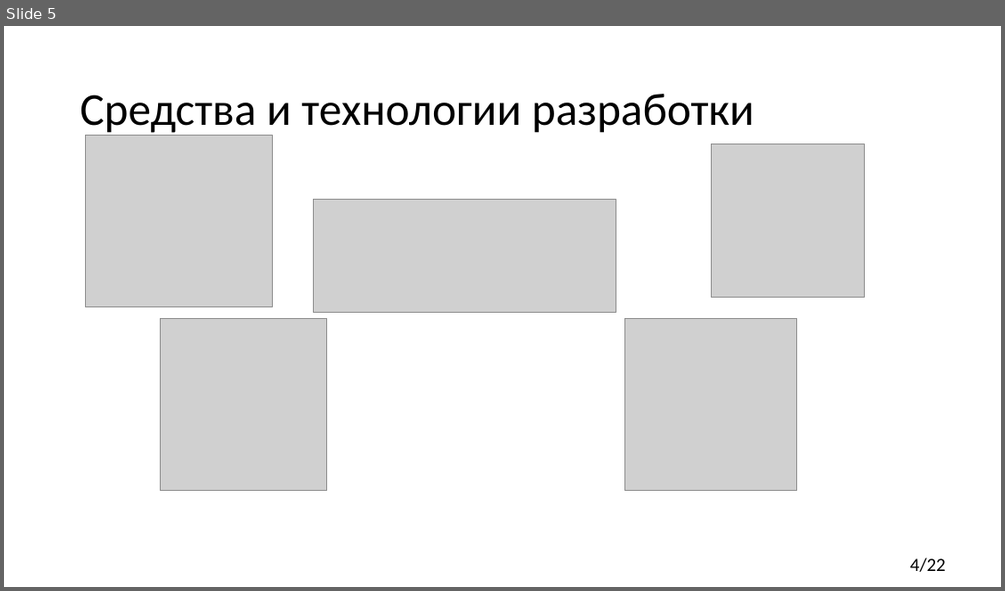
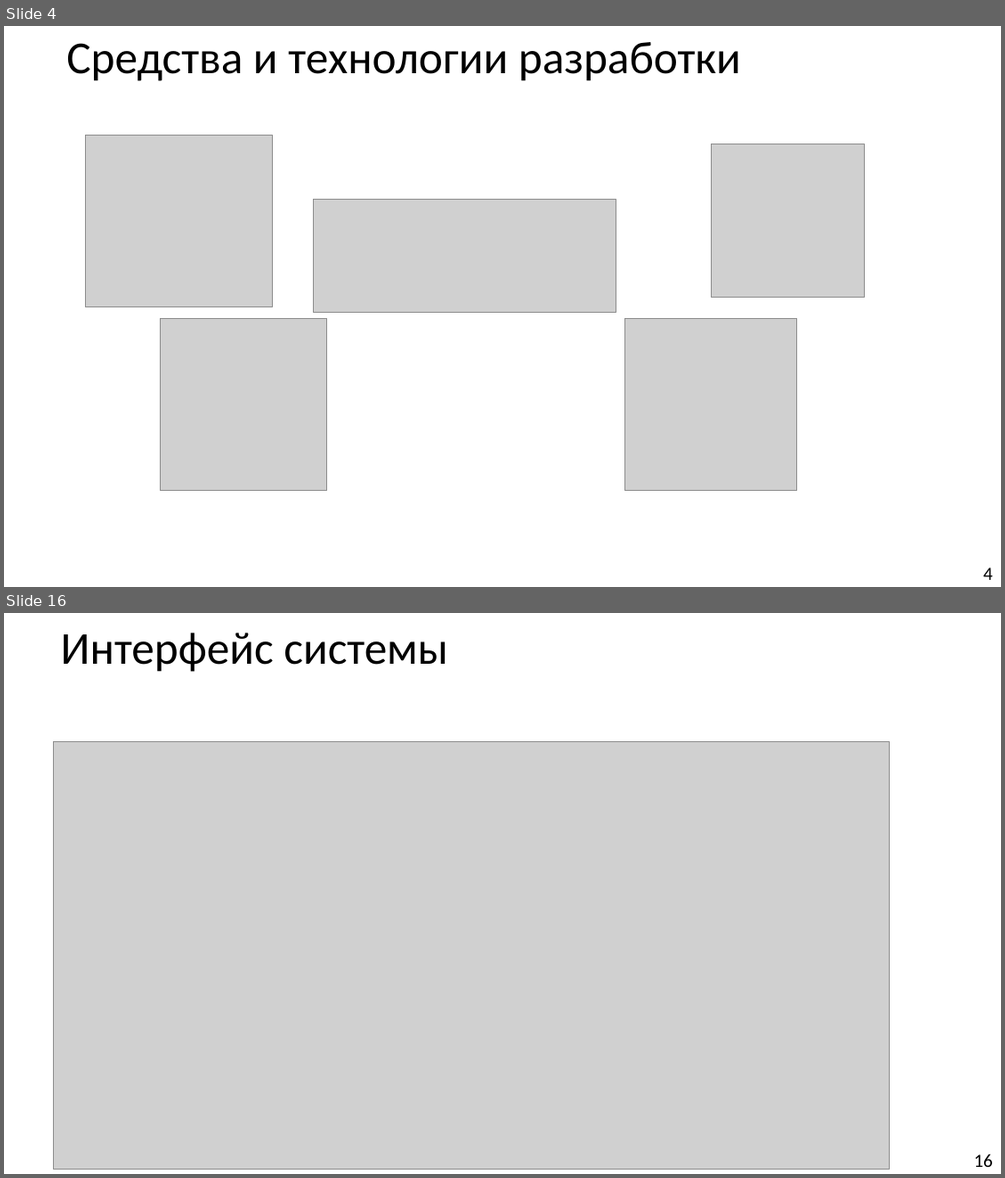
Before and after one commit to Hetsunya/diplom, a slide deck: вкр/практика/преза.pptx. Shown one above the other, each under a label of ours: slide 5 before the commit, slides 4 and 16 after it; the slides between them are not shown. The pictures are 1005x591 and 1005x1178 pixels, drawn with LibreOffice and Linux fonts; fonts in the diff are those of the drawing; grey boxes stand for pictures. Boxes give left, top, right and bottom in pixels: in the first picture for what was removed or moved away, otherwise in the second. Text is boxed around its words. In the diff, an @@ line names an element or a change of style, - is before the commit and + after.

```diff
--- a/вкр/практика/преза.pptx
+++ b/вкр/практика/преза.pptx
@@ slide 16 added at bbox=[4, 613, 1001, 1174], background #FFFFFF @@
@@ title added at bbox=[61, 633, 448, 672], 44 pt, text #000000 @@
+Интерфейс системы
@@ picture added at bbox=[53, 742, 890, 1168] @@
@@ page number added at bbox=[974, 1153, 993, 1167], 18 pt, text #000000 @@
+16
@@ what was slide 5 is now slide 4 @@
@@ slide 4 changed as well @@
@@ title "Средства и технологии разработки": place and size @@
-title "Средства и технологии разработки" at bbox=[80, 94, 754, 135]
+title "Средства и технологии разработки" at bbox=[66, 42, 741, 81]
@@ title "Средства и технологии разработки" at bbox=[66, 42, 741, 81]: vertical alignment middle to top @@
@@ page number at bbox=[983, 567, 993, 580]: vertical alignment top to middle @@
@@ page number at bbox=[983, 567, 993, 580]: text changed @@
-4/22
+4
```
Also in this commit, not shown: 3 other slides changed, 11 other slides added, 16 slides removed, 3 other files.
